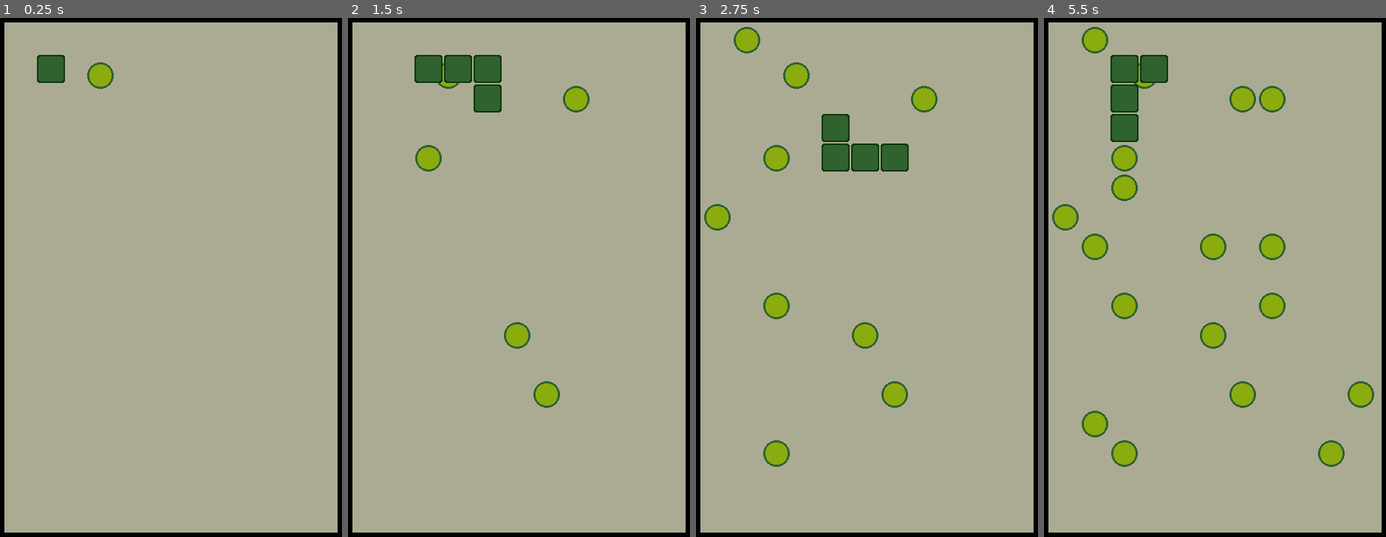
Above: before the commit, frames 1-4 (left to right).
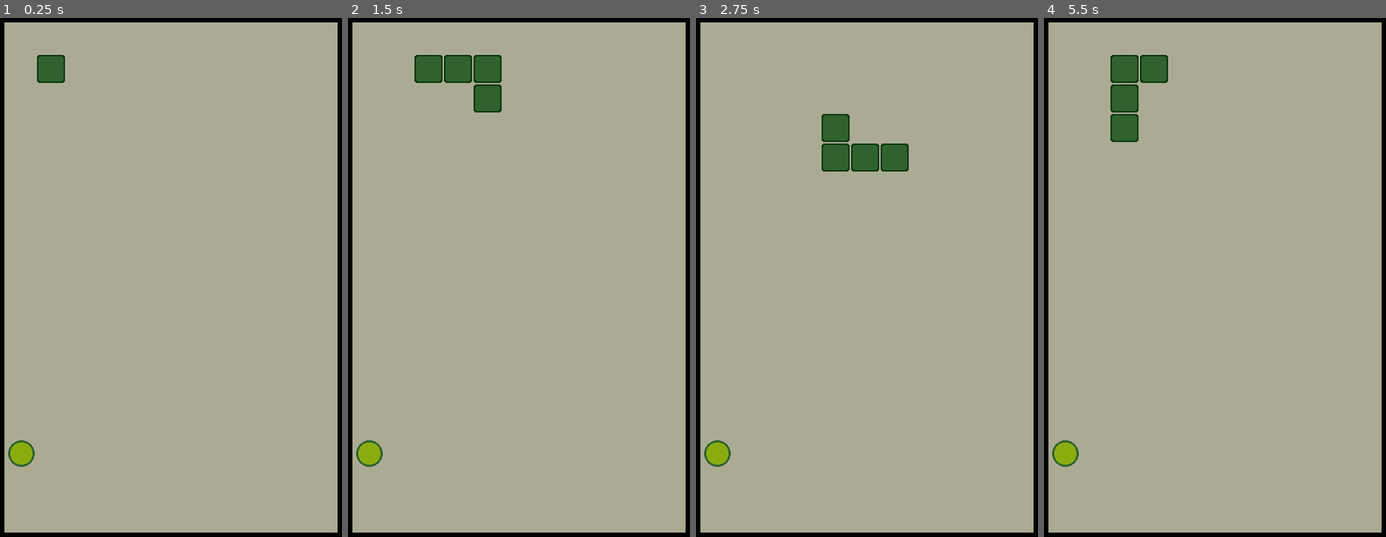
Above: after the commit, the same moments.

Repository: dotJamo/Personal_Snake_Project
Game: Godot game, scene res://Snake.tscn
The game is run twice, just before and just after one commit, with the same random seed, the same clock (stepped at 60 frames per second) and the same inputs.
Inputs:
- Up to frame 1 (0.25 s): no input
- Up to frame 2 (1.5 s): tap Enter at 0.5 s; hold Right (ui_right) 0.53-1.28 s; tap Space at 1.25 s; hold Down (ui_down) from 1.28 s (still down)
- Up to frame 3 (2.75 s): tap Enter at 2 s; release Down (ui_down) at 2.03 s; hold Right (ui_right) from 2.03 s (still down)
- Up to frame 4 (5.5 s): tap Space at 2.75, 4.25 s; release Right (ui_right) at 2.78 s; hold Up (ui_up) 2.78-3.53 s; tap Enter at 3.5 s; hold Left (ui_left) 3.53-5.03 s; hold Down (ui_down) from 5.03 s (still down)

The runs differ from the first frame. In frame 1, 0.6% of the frame differs, in the area x 2-34%, y 8-87%; in frame 2, 1.6%; in frame 3, 3.1%; in frame 4, 5.7%, in the area x 2-97%, y 1-87%.

Commit message:
Feature Complete
Redid food spawn system:
now stores whole grid in array, erases invalid coordinates, and randomly picks from what's left.

Added food detection and changes.

It's done! Snake works!

Diff:
--- a/MainSegment.gd
+++ b/MainSegment.gd
@@ -9,7 +9,8 @@
 var started:bool=false
 @onready var gtimer = get_node("/root/Main/GlobalTimer")
 var all_pos:Array = []
-
+@onready var food = get_node("/root/Main/Food")
+@onready var main = get_node("/root/Main/")
 
 func _ready():
 	position = position.snapped(Vector2.ONE * tile_size)
@@ -40,9 +41,12 @@
 			if new_position.x >= 440 or new_position.x <= 0 or new_position.y >= 680 or new_position.y <= 0:
 				get_tree().reload_current_scene()
 		all_pos.clear()
+		if new_position == food.position:
+			main.food_spawn()
+			main.length += 1
+			main.speed *= .97
 		position = new_position
-
 func get_all_object_position_but_not_food():
-	for pos in get_node("/root/Main/").get_children():
+	for pos in main.get_children():
 		if pos.is_in_group("collisionobjects"):
 			all_pos.append(pos.position)
--- a/OldSegment.gd
+++ b/OldSegment.gd
@@ -3,12 +3,13 @@
 var lifetime:int = 0
 @onready var length = get_parent().length
 
-func _ready():
-	pass
+func _process(_delta):
 	var timer = get_node("/root/Main/GlobalTimer")
 	timer.timeout.connect(_on_global_timer_timeout)
 
+
 func _on_global_timer_timeout():
+	length = get_parent().length
 	lifetime += 1
 	if lifetime == length:
 		queue_free()
--- a/Snake.tscn
+++ b/Snake.tscn
@@ -9,15 +9,12 @@
 [sub_resource type="RectangleShape2D" id="RectangleShape2D_h36c8"]
 size = Vector2(90, 90)
 
-[sub_resource type="TileSet" id="TileSet_w6t0d"]
-tile_size = Vector2i(40, 40)
-
 [node name="Main" type="Node2D"]
 script = ExtResource("1_0i817")
 speed = 0.35
 
 [node name="MainSegment" type="Area2D" parent="."]
-position = Vector2(36, 33)
+position = Vector2(33, 26)
 scale = Vector2(0.442821, 0.442821)
 script = ExtResource("1_c34el")
 metadata/_edit_group_ = true
@@ -46,18 +43,13 @@
 position = Vector2(85, 39)
 target_position = Vector2(50, 0)
 
-[node name="TileMap" type="TileMap" parent="."]
-tile_set = SubResource("TileSet_w6t0d")
-format = 2
-
 [node name="GlobalTimer" type="Timer" parent="."]
 autostart = true
 
 [node name="Food" parent="." instance=ExtResource("4_k0qlu")]
+position = Vector2(205, -133)
 
-[node name="Frame" type="Area2D" parent="."]
-
-[node name="Frame2" type="Sprite2D" parent="Frame"]
+[node name="Frame2" type="Sprite2D" parent="."]
 position = Vector2(240, 360)
 scale = Vector2(1.125, 1.07778)
 texture = ExtResource("5_jbanh")
--- a/Time.gd
+++ b/Time.gd
@@ -4,45 +4,68 @@
 @export var speed : float = .4
 var tile_size : int = 40
 var foodpos = 0
-var positions = [Vector2(1,1),Vector2(10,1),Vector2(1,10),Vector2(10,10)]
-var all_pos : Array = []
+@onready var all_possible_positions : Array = []
+
+func _ready():
+	for x in range(1,12):
+		for y in range(1,17):
+			all_possible_positions.append(Vector2(x*tile_size-20,y*tile_size-20))
+			#the -20 is because I fucked up and need to adjust the coordinates to match the grid that the snake is on whoops
+
+	food_spawn()
+
 
 func _process(_delta):
 	get_node("GlobalTimer").wait_time = speed
 
 func _on_global_timer_timeout():
-	all_pos.clear()
 	var started = get_node("MainSegment").started
 	get_all_object_position()
 	if started == true:
 		var createsegment = load("res://old_segment.tscn").instantiate()
 		createsegment.position = get_node("MainSegment").position
 		add_child(createsegment)
-		food_spawn()
 
 func get_all_object_position():
+	var all_pos : Array
 	for pos in self.get_children():
 		if pos is Node2D:
 			all_pos.append(pos.position)
+	return all_pos
 
-func random_pos():
-	return Vector2(randi_range(1,11), randi_range(1,17)) * tile_size
+#func random_pos():
+#	return Vector2(randi_range(1,11), randi_range(1,17)) * tile_size
+
+func random_pos2():
+	var rand2 = all_positions()
+	rand2.shuffle()
+	return rand2[0]
 
 func valid_coord(check):
-	var radar = all_pos
+	var radar = get_all_object_position()
 	for i in radar:
 		if check == i:
 			return false
 			return
 		else:
 			return true
+func all_positions():
+	var remaining = all_possible_positions
+	for bad in get_all_object_position():
+		remaining.erase(bad)
+	return remaining
+
 
 func food_spawn():
-	var spawnpoint = random_pos()
-	print(str("random position is ", spawnpoint))
-	if valid_coord(spawnpoint) == true:
-		var createfood = load("res://food.tscn").instantiate()
-		createfood.position = spawnpoint
-		add_child(createfood)
-	else:
-		food_spawn()
+	var spawnpoint = random_pos2()
+	#var createfood = load("res://food.tscn").instantiate()
+	#createfood.position = spawnpoint
+	#add_child(createfood)
+	#var spawnpoint = random_pos2()
+	#if valid_coord(spawnpoint) == true:
+	get_node("Food").position = spawnpoint
+	#else:
+	#	food_spawn()
+
+#would it be better to iterate through all valid locations and just pick a random location from that? this guarantees success
+#yes james, it would.
--- /dev/null
+++ b/food.gd
@@ -0,0 +1 @@
+extends Area2D
--- a/food.tscn
+++ b/food.tscn
@@ -1,18 +1,20 @@
-[gd_scene load_steps=3 format=3 uid="uid://b5383ny1vl8xv"]
+[gd_scene load_steps=4 format=3 uid="uid://b5383ny1vl8xv"]
 
 [ext_resource type="Texture2D" uid="uid://cmmyn4mjamrdo" path="res://Sprites/dot.png" id="1_mrum0"]
+[ext_resource type="Script" path="res://food.gd" id="1_st62d"]
 
 [sub_resource type="RectangleShape2D" id="RectangleShape2D_rmpl8"]
 size = Vector2(38, 38)
 
 [node name="Food" type="Area2D"]
 position = Vector2(147, 88)
+script = ExtResource("1_st62d")
 metadata/_edit_group_ = true
 
 [node name="Dot" type="Sprite2D" parent="."]
-position = Vector2(-2, -1)
+position = Vector2(18, 19)
 texture = ExtResource("1_mrum0")
 
 [node name="CollisionShape2D" type="CollisionShape2D" parent="."]
-position = Vector2(-2, 0)
+position = Vector2(19, 19)
 shape = SubResource("RectangleShape2D_rmpl8")
Not shown: 1 places in Snake.tscn that only renumber resources
